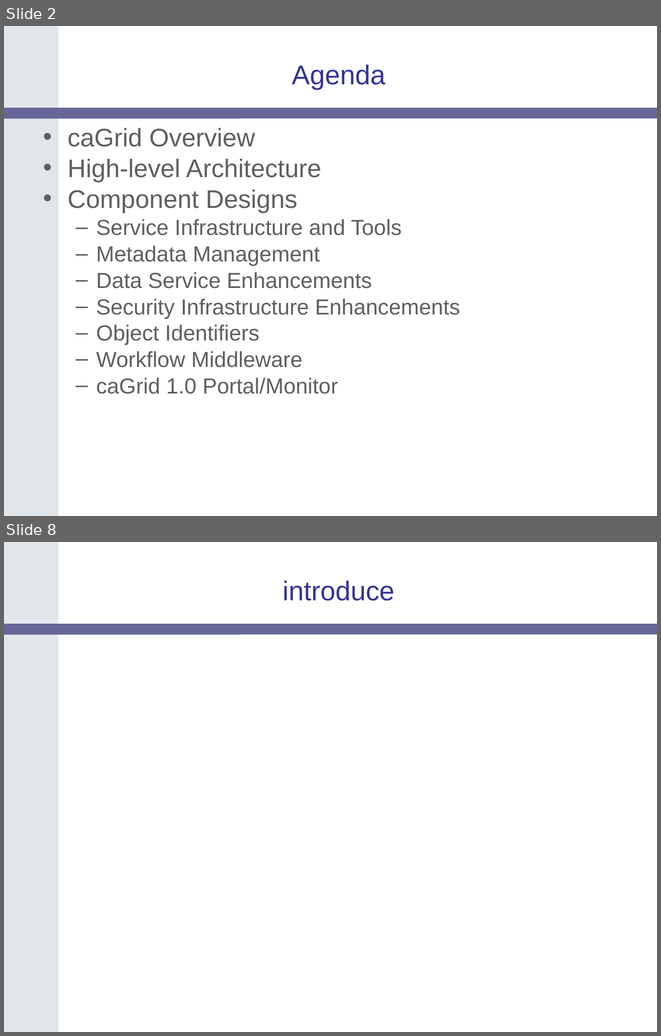
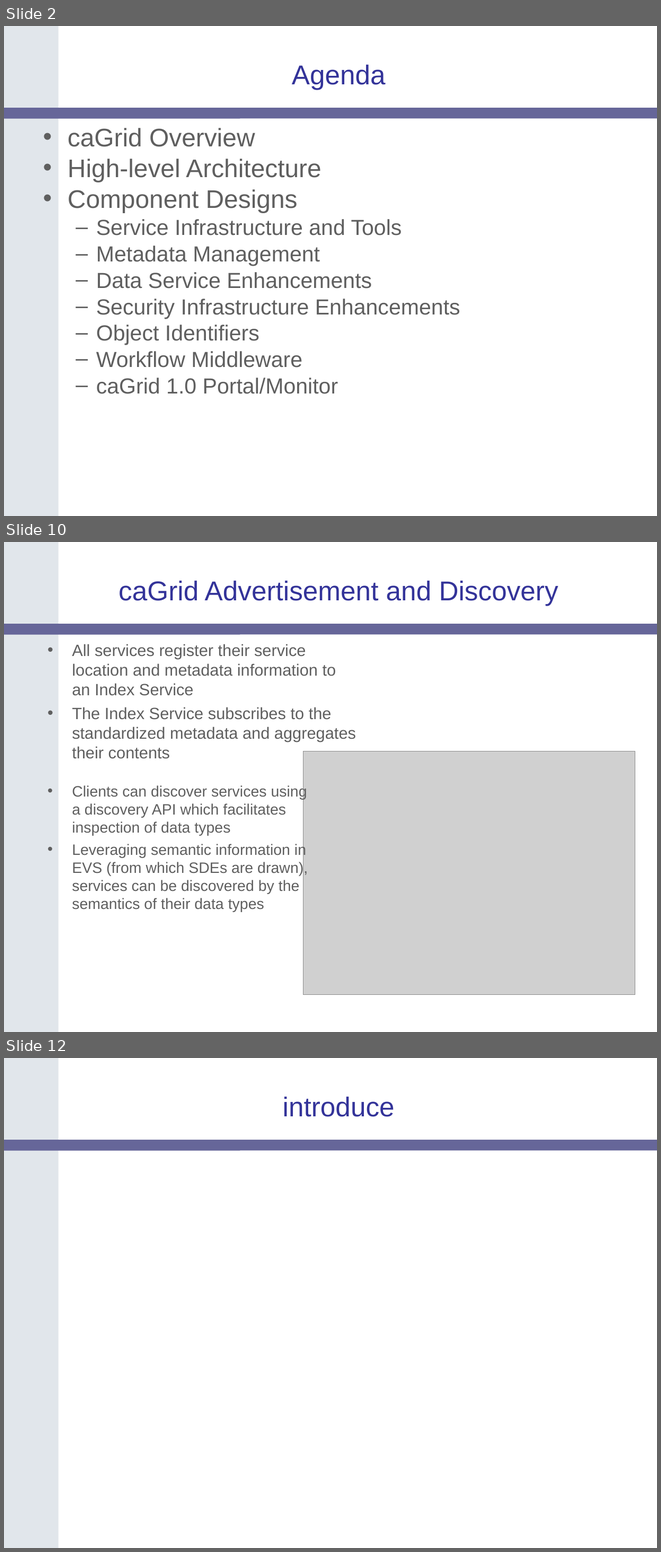
Before and after one commit to NCIP/cagrid-portal, a slide deck: cagrid-1-0/Documentation/presentations/200604_AnnualMeeting/caGrid-1.0-Architecture_caBIG-Annual-Meeting06.ppt. Shown one above the other, each under a label of ours: slides 2 and 8 before the commit, slides 2, 10 and 12 after it; the slides between them are not shown. The pictures are 661x1036 and 661x1552 pixels, drawn with LibreOffice and Linux fonts; fonts in the diff are those of the drawing; grey boxes stand for pictures; background and template pictures are left out. Boxes give left, top, right and bottom in pixels: in the first picture for what was removed or moved away, otherwise in the second. Text is boxed around its words. In the diff, an @@ line names an element or a change of style, - is before the commit and + after.

```diff
--- a/cagrid-1-0/Documentation/presentations/200604_AnnualMeeting/caGrid-1.0-Architecture_caBIG-Annual-Meeting06.ppt
+++ b/cagrid-1-0/Documentation/presentations/200604_AnnualMeeting/caGrid-1.0-Architecture_caBIG-Annual-Meeting06.ppt
@@ slide 10 added at box(4, 542, 657, 1032), background #FFFFFF; not listed: 2 template elements that a slide beside it also shows @@
@@ title added at box(118, 581, 558, 606), 30 pt, text #333399 @@
+caGrid Advertisement and Discovery
@@ text added at box(72, 644, 356, 759), 18 pt, text #5F5F5F @@
+• All services register their service location and metadata information to an Index Service
+• The Index Service subscribes to the standardized metadata and aggregates their contents
@@ picture added at box(303, 751, 635, 994) @@
@@ text added at box(72, 784, 308, 912), 16.6 pt, text #5F5F5F @@
+• Clients can discover services using a discovery API which facilitates inspection of data types
+• Leveraging semantic information in EVS (from which SDEs are drawn), services can be discovered by the semantics of their data types
@@ what was slide 8 is now slide 12 @@
```
Also in this commit, not shown: 4 slides changed, 8 other slides added, 1 slide removed.
